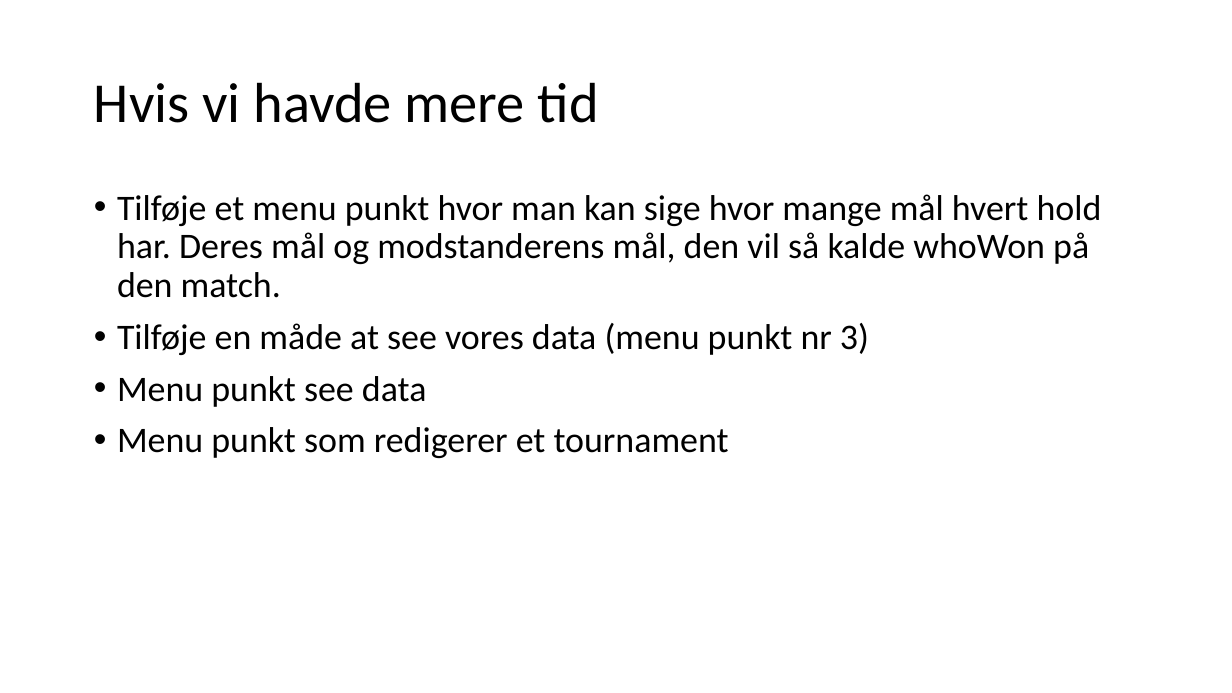
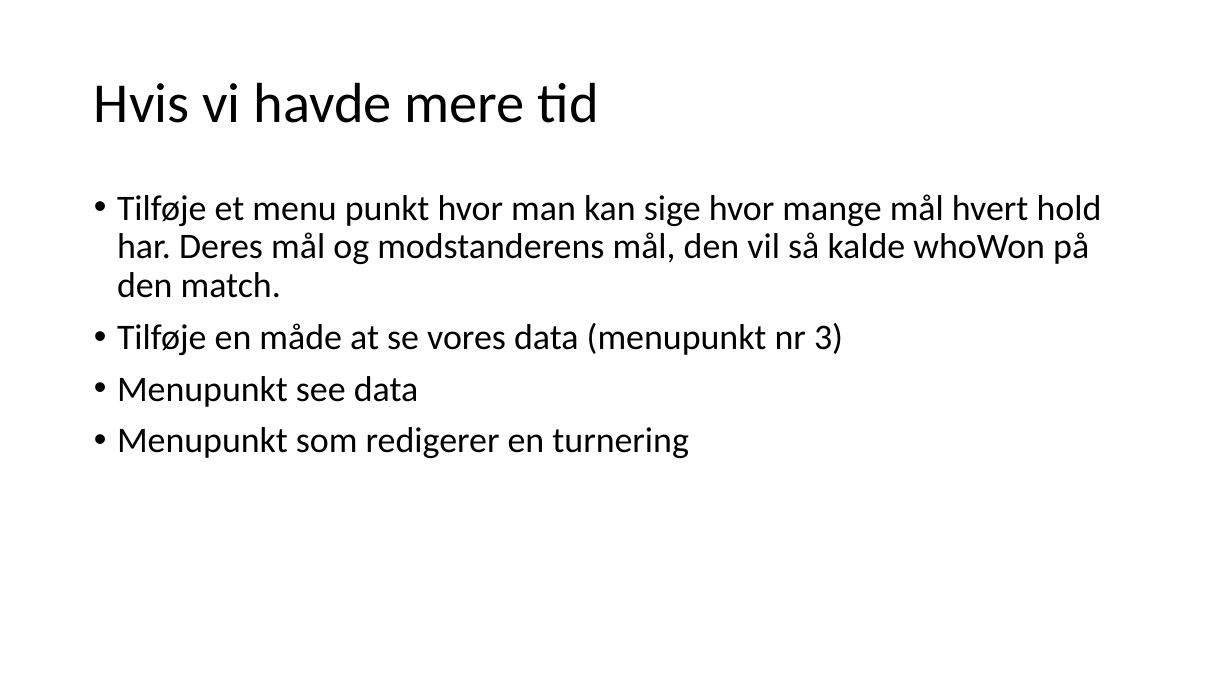
Before and after one commit to Inga-Helgadottir/AIR-SP3, a slide deck: slide 8 of Slides/SP3-pp.odp. Drawn at 1232x693 pixels with LibreOffice and Linux fonts; fonts in the diff are those of the drawing. Boxes give left, top, right and bottom in pixels: in the first picture for what was removed or moved away, otherwise in the second. Text is boxed around its words. In the diff, an @@ line names an element or a change of style, - is before the commit and + after.

```diff
--- a/Slides/SP3-pp.odp
+++ b/Slides/SP3-pp.odp
@@ text at (x1=117, y1=323, x2=843, y2=458): text changed @@
-• Tilføje en måde at see vores data (menu punkt nr 3)
-• Menu punkt see data
-• Menu punkt som redigerer et tournament
+• Tilføje en måde at se vores data (menupunkt nr 3)
+• Menupunkt see data
+• Menupunkt som redigerer en turnering
```
Also in this commit, not shown: 1 other slide changed, 1 other file.
